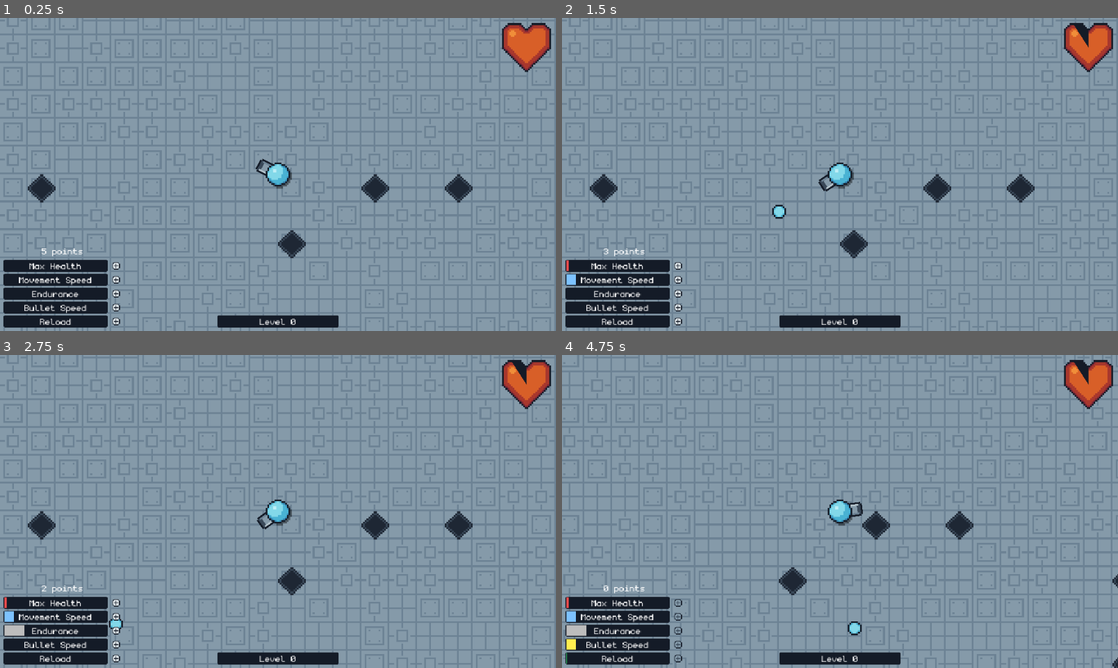
Above: before the commit, frames 1-4 (two rows, left to right).
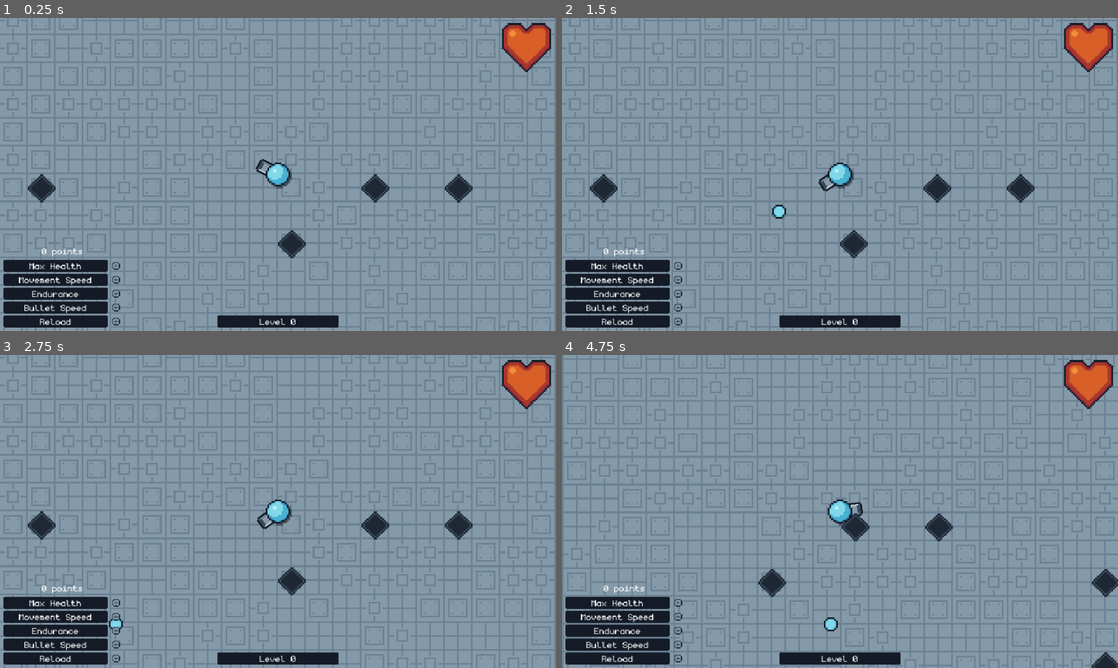
Above: after the commit, the same moments.

Repository: WirelessNine/Geometry-Shooter
Game: Godot game, scene res://scenes/main/world.tscn
The game is run twice, just before and just after one commit, with the same random seed, the same clock (stepped at 60 frames per second) and the same inputs.
Inputs (mouse positions are in pixels of both pictures, inside the frame that each line leads up to):
- Up to frame 1 (0.25 s): no input
- Up to frame 2 (1.5 s): click (678, 265) at 0.52 s; click (678, 280) at 1.27 s
- Up to frame 3 (2.75 s): click (116, 630) at 2.02 s
- Up to frame 4 (4.75 s): click (678, 642) at 2.77 s; click (678, 658) at 3.52 s; tap Enter (ui_accept) at 4.25, 4.52 s; move the mouse to (962, 495) at 4.27 s; press the mouse at (962, 495) at 4.28 s; hold D (right) from 4.28 s (still down)

The runs differ from the first frame. In frame 1, 0.1% of the frame differs, in the area x 7-22%, y 73-98%; in frame 2, 0.3%; in frame 3, 0.4%; in frame 4, 30%, in the area x 0-100%, y 0-100%.

Commit message:
Add more enemies and waves

Diff:
--- a/scenes/bullets/pellet.tscn
+++ b/scenes/bullets/pellet.tscn
@@ -9,7 +9,7 @@
 [node name="Pellet" type="Area2D" unique_id=436052010]
 collision_layer = 0
 script = ExtResource("1_3c2lg")
-damage = 5
+damage = 2
 metadata/_custom_type_script = "uid://dyqlucbo7husr"
 
 [node name="Sprite2D" type="Sprite2D" parent="." unique_id=1233835429]
--- /dev/null
+++ b/scenes/characters/bowler_dude.tscn
@@ -0,0 +1,39 @@
+[gd_scene format=3 uid="uid://wv4cugjbkwhr"]
+
+[ext_resource type="Script" uid="uid://dv0seof8e2ryu" path="res://scripts/characters/enemy_2d.gd" id="1_uu4es"]
+[ext_resource type="Texture2D" uid="uid://ca6bblgkxgdv7" path="res://assets/spritesheets/characters.png" id="2_85rro"]
+[ext_resource type="PackedScene" uid="uid://bvljnc2ghoqwb" path="res://scenes/weapons/bowler.tscn" id="3_uu4es"]
+
+[sub_resource type="CircleShape2D" id="CircleShape2D_as85p"]
+radius = 7.0
+
+[node name="BowlerDude" type="CharacterBody2D" unique_id=1866562351 node_paths=PackedStringArray("turret")]
+collision_layer = 4
+collision_mask = 13
+script = ExtResource("1_uu4es")
+max_health = 40
+speed = 45.0
+player_distance = 30.0
+distance_buffer = 15.0
+xp = 20
+turret = NodePath("Bowler")
+metadata/_custom_type_script = "uid://dv0seof8e2ryu"
+
+[node name="Sprite" type="Sprite2D" parent="." unique_id=527412255]
+texture = ExtResource("2_85rro")
+region_enabled = true
+region_rect = Rect2(32, 0, 16, 16)
+
+[node name="Shadow" type="Sprite2D" parent="." unique_id=267783617]
+modulate = Color(0, 0, 0, 0.42352942)
+show_behind_parent = true
+position = Vector2(1, 1)
+texture = ExtResource("2_85rro")
+region_enabled = true
+region_rect = Rect2(0, 0, 16, 16)
+
+[node name="CollisionShape2D" type="CollisionShape2D" parent="." unique_id=1173626652]
+shape = SubResource("CircleShape2D_as85p")
+
+[node name="Bowler" parent="." unique_id=1488103016 instance=ExtResource("3_uu4es")]
+enemy_turret = true
--- a/scenes/characters/red_dude.tscn
+++ b/scenes/characters/red_dude.tscn
@@ -12,8 +12,8 @@
 collision_mask = 13
 script = ExtResource("1_qyjhr")
 max_health = 20
-xp = 100
-turret = NodePath("BasicTurret")
+xp = 5
+turret = NodePath("Shooter")
 metadata/_custom_type_script = "uid://dv0seof8e2ryu"
 
 [node name="Sprite" type="Sprite2D" parent="." unique_id=527412255]
@@ -32,5 +32,5 @@
 [node name="CollisionShape2D" type="CollisionShape2D" parent="." unique_id=1173626652]
 shape = SubResource("CircleShape2D_as85p")
 
-[node name="BasicTurret" parent="." unique_id=1488103016 instance=ExtResource("3_q81to")]
+[node name="Shooter" parent="." unique_id=1488103016 instance=ExtResource("3_q81to")]
 enemy_turret = true
--- /dev/null
+++ b/scenes/characters/rifle_dude.tscn
@@ -0,0 +1,38 @@
+[gd_scene format=3 uid="uid://b6fnn5m3xa1a"]
+
+[ext_resource type="Script" uid="uid://dv0seof8e2ryu" path="res://scripts/characters/enemy_2d.gd" id="1_odtic"]
+[ext_resource type="Texture2D" uid="uid://ca6bblgkxgdv7" path="res://assets/spritesheets/characters.png" id="2_ifjfw"]
+[ext_resource type="PackedScene" uid="uid://da5qm6jvngm3v" path="res://scenes/weapons/rifle.tscn" id="3_odtic"]
+
+[sub_resource type="CircleShape2D" id="CircleShape2D_as85p"]
+radius = 7.0
+
+[node name="RifleDude" type="CharacterBody2D" unique_id=1866562351 node_paths=PackedStringArray("turret")]
+collision_layer = 4
+collision_mask = 13
+script = ExtResource("1_odtic")
+max_health = 30
+speed = 65.0
+player_distance = 80.0
+xp = 15
+turret = NodePath("Rifle")
+metadata/_custom_type_script = "uid://dv0seof8e2ryu"
+
+[node name="Sprite" type="Sprite2D" parent="." unique_id=527412255]
+texture = ExtResource("2_ifjfw")
+region_enabled = true
+region_rect = Rect2(48, 0, 16, 16)
+
+[node name="Shadow" type="Sprite2D" parent="." unique_id=267783617]
+modulate = Color(0, 0, 0, 0.42352942)
+show_behind_parent = true
+position = Vector2(1, 1)
+texture = ExtResource("2_ifjfw")
+region_enabled = true
+region_rect = Rect2(0, 0, 16, 16)
+
+[node name="CollisionShape2D" type="CollisionShape2D" parent="." unique_id=1173626652]
+shape = SubResource("CircleShape2D_as85p")
+
+[node name="Rifle" parent="." unique_id=1488103016 instance=ExtResource("3_odtic")]
+enemy_turret = true
--- /dev/null
+++ b/scenes/characters/sniper_dude.tscn
@@ -0,0 +1,39 @@
+[gd_scene format=3 uid="uid://bmdjvhfsiei07"]
+
+[ext_resource type="Script" uid="uid://dv0seof8e2ryu" path="res://scripts/characters/enemy_2d.gd" id="1_q422w"]
+[ext_resource type="Texture2D" uid="uid://ca6bblgkxgdv7" path="res://assets/spritesheets/characters.png" id="2_k71ew"]
+[ext_resource type="PackedScene" uid="uid://t8037sqjyaov" path="res://scenes/weapons/sniper.tscn" id="3_q422w"]
+
+[sub_resource type="CircleShape2D" id="CircleShape2D_as85p"]
+radius = 7.0
+
+[node name="SniperDude" type="CharacterBody2D" unique_id=1866562351 node_paths=PackedStringArray("turret")]
+collision_layer = 4
+collision_mask = 13
+script = ExtResource("1_q422w")
+max_health = 15
+speed = 80.0
+player_distance = 120.0
+distance_buffer = 15.0
+xp = 25
+turret = NodePath("Sniper")
+metadata/_custom_type_script = "uid://dv0seof8e2ryu"
+
+[node name="Sprite" type="Sprite2D" parent="." unique_id=527412255]
+texture = ExtResource("2_k71ew")
+region_enabled = true
+region_rect = Rect2(64, 0, 16, 16)
+
+[node name="Shadow" type="Sprite2D" parent="." unique_id=267783617]
+modulate = Color(0, 0, 0, 0.42352942)
+show_behind_parent = true
+position = Vector2(1, 1)
+texture = ExtResource("2_k71ew")
+region_enabled = true
+region_rect = Rect2(0, 0, 16, 16)
+
+[node name="CollisionShape2D" type="CollisionShape2D" parent="." unique_id=1173626652]
+shape = SubResource("CircleShape2D_as85p")
+
+[node name="Sniper" parent="." unique_id=1488103016 instance=ExtResource("3_q422w")]
+enemy_turret = true
--- a/scenes/main/world.gd
+++ b/scenes/main/world.gd
@@ -1,10 +1,27 @@
 extends Node2D
 
+const TOP_LEFT := Vector2i(-40, -34)
+const BOTTOM_RIGHT := Vector2i(44, 32)
+
 var bullet_pools: Dictionary[PackedScene, ScenePool]
+var active_enemies: Array[Enemy2D]
+
+var wave: int = 0
+
+var enemy_scenes: Array[PackedScene] = [
+	load("uid://bwwme27d8y6y3"),
+	load("uid://wv4cugjbkwhr"),
+	load("uid://b6fnn5m3xa1a"),
+	load("uid://bmdjvhfsiei07"),
+]
+
+@onready var walls: TileMapLayer = %Walls
 
 
 func _ready() -> void:
 	Globals.spawn_bullet_requested.connect(spawn_bullet)
+
+	start_wave()
 
 
 func spawn_bullet(turret: Turret2D, bullet_pos: Vector2) -> void:
@@ -21,6 +38,39 @@
 	bullet.reset_physics_interpolation()
 
 	bullet.start_timer(turret.bullet_lifetime)
+
+
+func start_wave() -> void:
+	if not active_enemies.is_empty():
+		return
+
+	await get_tree().create_timer(2.0).timeout
+
+	wave += 1
+
+	for x: int in wave:
+		_instatiate_enemy()
+
+
+func _instatiate_enemy() -> void:
+	var random_pos := Vector2i(
+		randi_range(TOP_LEFT.x, BOTTOM_RIGHT.x),
+		randi_range(TOP_LEFT.y, BOTTOM_RIGHT.y),
+	)
+
+	if walls.get_cell_tile_data(random_pos):
+		_instatiate_enemy()
+		return
+
+	var local_pos: Vector2 = walls.map_to_local(random_pos)
+	var enemy: Enemy2D = enemy_scenes.pick_random().instantiate()
+	active_enemies.append(enemy)
+	enemy.died.connect(_on_enemy_died.bind(enemy))
+
+	add_child(enemy)
+
+	enemy.position = local_pos
+	enemy.reset_physics_interpolation()
 
 
 func _get_bullet_pool(bullet_scene: PackedScene) -> ScenePool:
@@ -68,3 +118,9 @@
 	var pool := ScenePool.get_owner_pool(bullet)
 
 	pool.return_scene(bullet)
+
+
+func _on_enemy_died(enemy: Enemy2D) -> void:
+	active_enemies.erase(enemy)
+
+	start_wave()
--- a/scenes/main/world.tscn
+++ b/scenes/main/world.tscn
@@ -33,5 +33,6 @@
 tile_set = ExtResource("2_526id")
 
 [node name="Walls" type="TileMapLayer" parent="TileMaps" unique_id=366088156]
+unique_name_in_owner = true
 tile_map_data = PackedByteArray("AADX/yAAAAAFAAIAAADX/x8AAAAFAAIAAADX/x4AAAAFAAIAAADX/x0AAAAFAAIAAADX/xwAAAAFAAIAAADX/x …(109024 unchanged characters)…
 tile_set = ExtResource("4_526id")
--- a/scenes/weapons/sniper.tscn
+++ b/scenes/weapons/sniper.tscn
@@ -12,7 +12,7 @@
 spawn_pos = NodePath("Spawn")
 bullet_speed = 500.0
 bullet_lifetime = 5.0
-shoot_delay = 0.8
+shoot_delay = 1.4
 
 [node name="Sprite" type="Sprite2D" parent="." unique_id=133114263]
 position = Vector2(8, 0)
--- a/scripts/autoload/globals.gd
+++ b/scripts/autoload/globals.gd
@@ -16,7 +16,7 @@
 	RELOAD,
 }
 
-const BASE_LEVEL_REQUIRED: int = 100
+const BASE_LEVEL_REQUIRED: int = 50
 const LEVEL_GROWTH: float = 1.15
 
 const UPGRADE_DEFAULTS: Dictionary[Upgrade, float] = {
@@ -47,7 +47,7 @@
 
 var weapons: Array[PackedScene]
 
-var points: int = 5
+var points: int = 0
 var level: int = 0
 var level_progress: int = 0
 
--- a/scripts/characters/enemy_2d.gd
+++ b/scripts/characters/enemy_2d.gd
@@ -1,5 +1,7 @@
 class_name Enemy2D
 extends CharacterBody2D
+
+signal died
 
 const SMOOTHNESS: float = 20.0
 const LOOK_ACCURCY: float = 0.6
@@ -50,6 +52,8 @@
 		Globals.add_level_progress(xp)
 		queue_free()
 
+		died.emit()
+
 
 func _handle_turret(delta: float) -> void:
 	var distance_from_turret: float = global_position.distance_to(Globals.player.global_position)
--- a/scripts/characters/player_2d.gd
+++ b/scripts/characters/player_2d.gd
@@ -3,7 +3,7 @@
 
 const DEFAULT_HEALTH: int = 100
 
-const DEFAULT_SPEED: float = 80.0
+const DEFAULT_SPEED: float = 120.0
 const SMOOTHNESS: float = 20.0
 
 var current_turret_scene: PackedScene
Binary file changed: assets/spritesheets/characters.png
Not shown, changed: kanban_tasks_data.kanban
